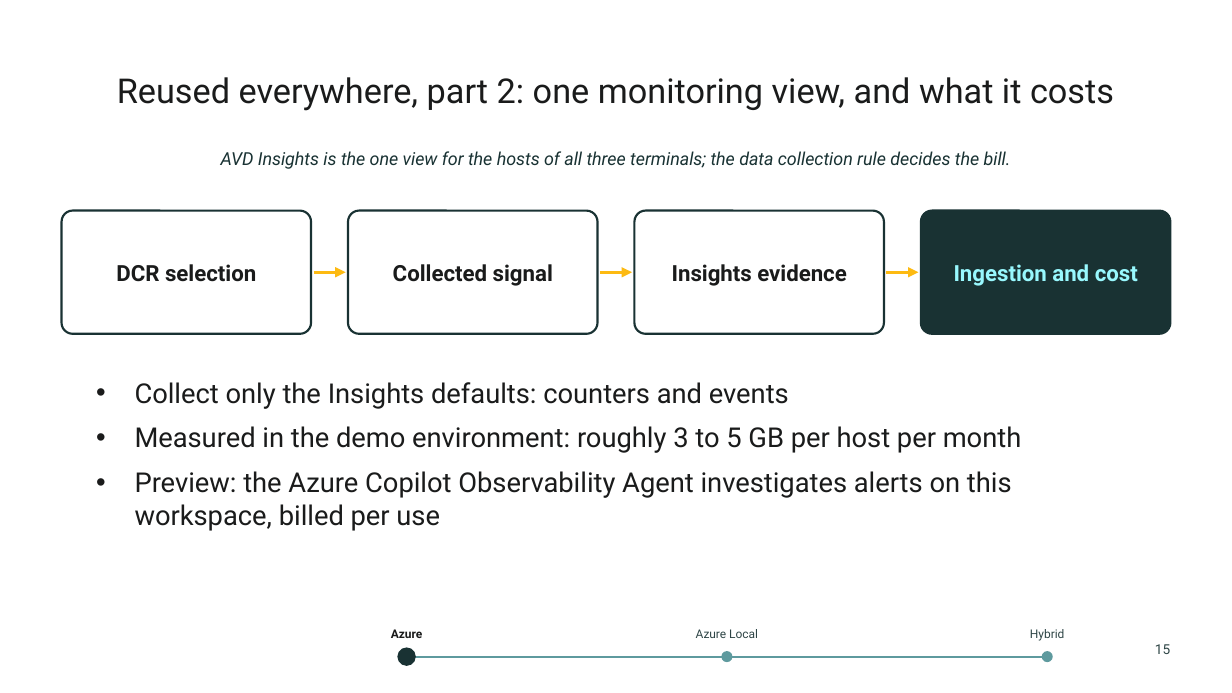
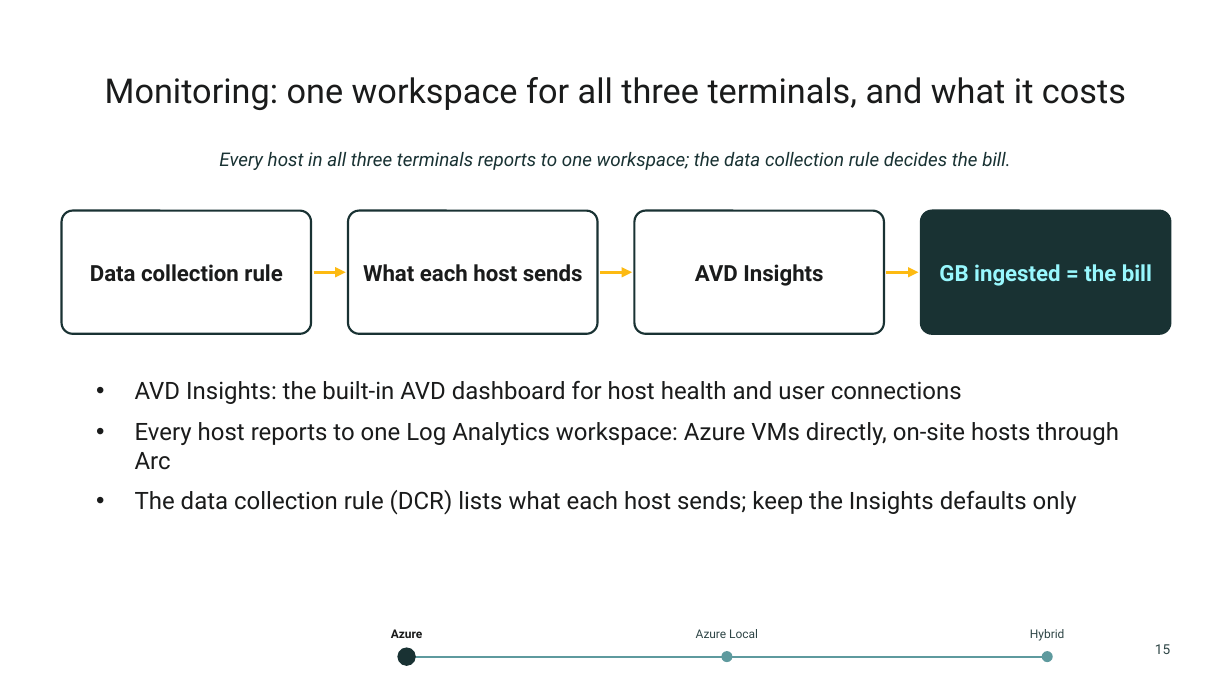
Before and after one commit to thisismydemo/nic2026_avd, a slide deck: slide 15 of presentation/AVD_Anywhere_NIC2026.pptx. Drawn at 1232x693 pixels with LibreOffice and Linux fonts; fonts in the diff are those of the drawing; background and template pictures are left out. Boxes give left, top, right and bottom in pixels: in the first picture for what was removed or moved away, otherwise in the second. Text is boxed around its words. In the diff, an @@ line names an element or a change of style, - is before the commit and + after.

```diff
--- a/presentation/AVD_Anywhere_NIC2026.pptx
+++ b/presentation/AVD_Anywhere_NIC2026.pptx
@@ title at (105, 77, 1126, 110): text changed @@
-Reused everywhere, part 2: one monitoring view, and what it costs
+Monitoring: one workspace for all three terminals, and what it costs
@@ text at (219, 152, 1010, 170): text changed; size 10.5 to 11 pt @@
-AVD Insights is the one view for the hosts of all three terminals; the data collection rule decides the bill.
+Every host in all three terminals reports to one workspace; the data collection rule decides the bill.
@@ text in rounded rectangle at (90, 264, 282, 282): text changed @@
-DCR selection
+Data collection rule
@@ text in rounded rectangle at (363, 264, 583, 282): text changed @@
-Collected signal
+What each host sends
@@ text in rounded rectangle at (695, 264, 823, 286): text changed @@
-Insights evidence
+AVD Insights
@@ text in rounded rectangle at (939, 264, 1152, 286): text changed @@
-Ingestion and cost
+GB ingested = the bill
@@ text at (135, 380, 1119, 515): text changed; size 16 to 14 pt @@
-• Collect only the Insights defaults: counters and events
-• Measured in the demo environment: roughly 3 to 5 GB per host per month
-• Preview: the Azure Copilot Observability Agent investigates alerts on this workspace, billed per use
+• AVD Insights: the built-in AVD dashboard for host health and user connections
+• Every host reports to one Log Analytics workspace: Azure VMs directly, on-site hosts through Arc
+• The data collection rule (DCR) lists what each host sends; keep the Insights defaults only
```
Also in this commit, not shown: 37 other slides changed, 5 slides added, 2 slides removed.
